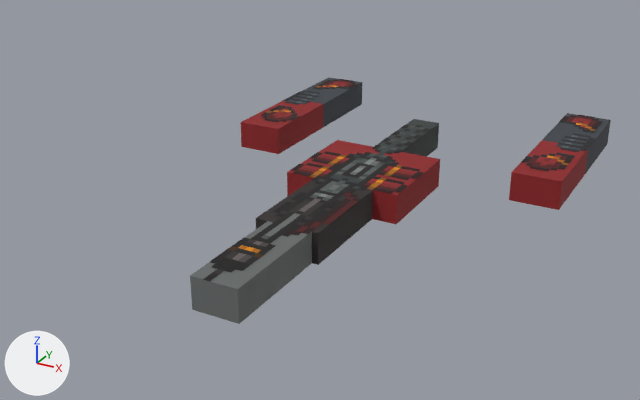
An edit to the glTF model Content.CMU/Resources/Models/CMU14/Garrison/CMU3DReduxVehicleTankDragonFlamerMounted.glb, drawn before and after from the same camera.
The view is the same before and after, from a 50 mm camera at (1.79, -3.08, 3.36) aimed at (-0.18, 0.5, 1.57). Arrows for +X, +Y and +Z are at lower left; the lights stay in place. The first picture is the older version. Where no turn or scale is listed for an object, it has been applied to the vertices.

Names of what the first picture shows: 'weapon original finish', 'weapon section', 'weapon section.001', 'weapon section.002', 'weapon section.003', 'weapon section.004', 'weapon section.005', 'weapon section.006', 'weapon section.007'.
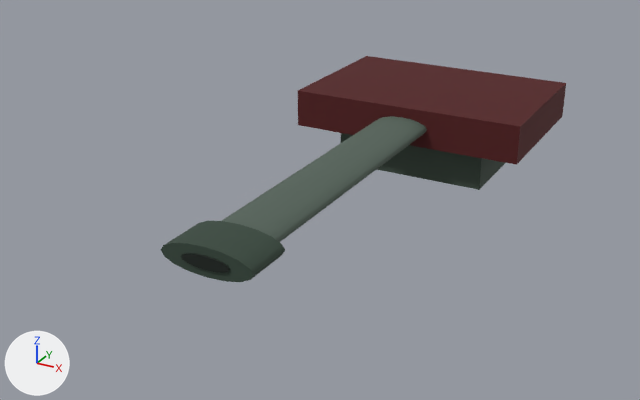
Where the change shows, as pixel boxes (x1, y1, x2, y2) in the pictures (640 x 400 px):
'weapon section.005', recoloured, moved, rescaled (75% wider, 29% taller)
    before: (287, 140, 440, 224)
    after: (298, 56, 566, 165)
'weapon original finish', deleted
    before: (203, 79, 602, 281)
'cylindrical gun barrel', added
    after: (222, 116, 427, 242)
'weapon section.007', deleted
    before: (190, 221, 312, 324)
'muzzle collar', added
    after: (161, 221, 285, 282)
'weapon section.003', moved, rescaled
    before: (377, 119, 439, 157)
    after: (341, 133, 505, 190)
'weapon section.004', deleted (red)
    before: (509, 140, 589, 210)
'weapon section.002', deleted (red)
    before: (241, 100, 324, 154)
'weapon section.006', deleted
    before: (256, 180, 373, 265)
'weapon section', deleted
    before: (302, 77, 362, 127)
'weapon section.001', deleted
    before: (542, 113, 611, 174)
'muzzle bore', added (black)
    after: (181, 253, 230, 273)

The change in detail:
Material '#511012' (mat_511012) is new.
Its base color is (0.0823, 0.00518, 0.00605) (dark red #511012).
Its roughness is 0.82.
Material '#101B14' (mat_101b14) is new.
Its base color is (0.00518, 0.011, 0.007) (black #101b14).
Its roughness is 0.82.
Material '#35473B' (mat_35473b) is new.
Its base color is (0.0356, 0.063, 0.0437) (greyish green #35473b).
Its roughness is 0.82.
Material '#546359' (mat_546359) is new.
Its base color is (0.0887, 0.125, 0.0999) (dark grey #546359).
Its roughness is 0.82.
me_solid_1 has 8 vertices, 12 faces and spans x -0.5..0.5, y -0.5..0.5, z -0.5..0.5.
me_solid_1 no longer uses material mat_8d1e21 (red #8d1e21).
me_solid_1 gains material mat_511012 (dark red #511012).
Mesh me_solid_4_1 is new.
It has 36 vertices, 64 faces and spans x -0.111..0.111, y -0.004..0.004, z -0.028..0.028.
It uses material mat_101b14 (black #101b14).
Mesh me_solid_3_1 is new.
It has 36 vertices, 64 faces and spans x -0.212..0.212, y -0.114..0.114, z -0.064..0.064.
It uses material mat_35473b (greyish green #35473b).
Mesh me_solid_2_1 is new.
It has 36 vertices, 64 faces and spans x -0.15..0.15, y -1.04..1.04, z -0.05..0.05.
It uses material mat_546359 (dark grey #546359).
Object 'weapon section' (ob_weapon_section) is deleted.
Object 'weapon section.001' (ob_weapon_section_001) is deleted.
Object 'weapon section.002' (ob_weapon_section_002) is deleted.
Object 'weapon section.003' (ob_weapon_section_003) moves from (-0.016, 1.203, 1.655) to (-0.016, 1.503, 1.64).
Object 'weapon section.003' (ob_weapon_section_003) is rescaled from (0.156, 0.531, 0.15) to (0.848, 0.564, 0.32).
Object 'weapon section.004' (ob_weapon_section_004) is deleted.
Object 'weapon section.005' (ob_weapon_section_005) moves from (-0.016, 0.672, 1.655) to (-0.016, 1.557, 1.808).
Object 'weapon section.005' (ob_weapon_section_005) is rescaled from (0.594, 0.531, 0.15) to (1.29, 0.887, 0.205).
Object 'weapon section.006' (ob_weapon_section_006) is deleted.
Object 'weapon section.007' (ob_weapon_section_007) is deleted.
Object 'weapon original finish' (ob_weapon_original_finish) is deleted.
Object 'muzzle bore' (ob_muzzle_bore) is new; it shows me_solid_4_1.
Its location is (-0.016, -0.692, 1.808).
Object 'muzzle collar' (ob_muzzle_collar) is new; it shows me_solid_3_1.
Its location is (-0.016, -0.573, 1.808).
Object 'cylindrical gun barrel' (ob_cylindrical_gun_barrel) is new; it shows me_solid_2_1.
Its location is (-0.016, 0.394, 1.808).
